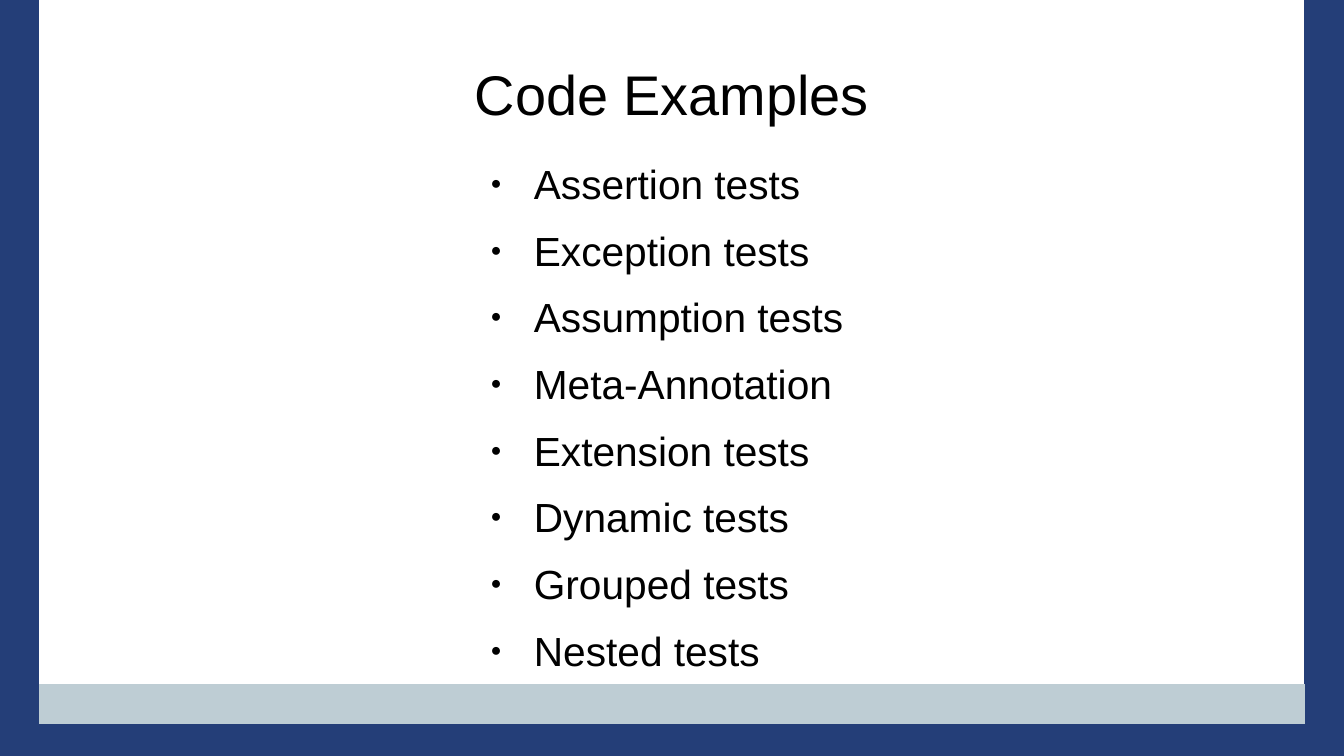
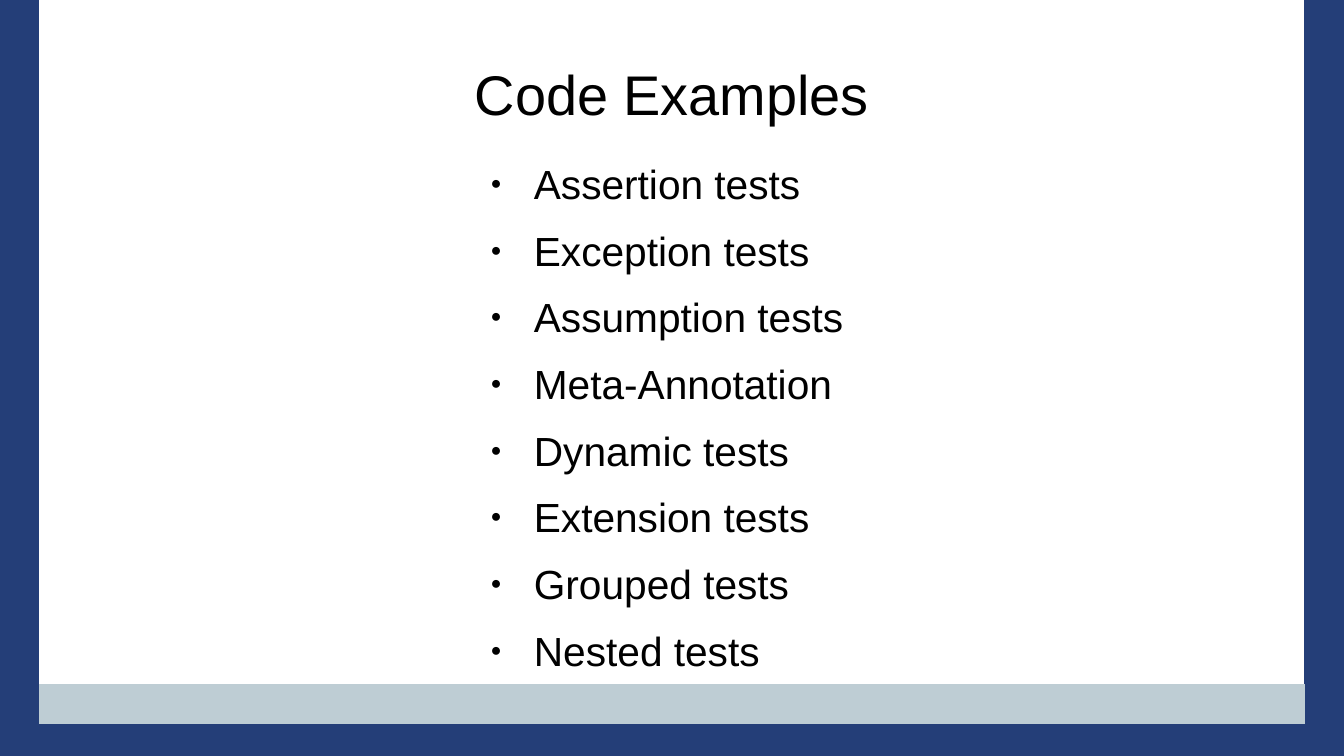
Before and after one commit to PennState/junit5-presentation, a slide deck: slide 19 of src/site/presentation/Junit5_Presentation_JavaOne_2016.odp. Drawn at 1344x756 pixels with LibreOffice and Linux fonts; fonts in the diff are those of the drawing; background and template pictures are left out. Boxes give left, top, right and bottom in pixels: in the first picture for what was removed or moved away, otherwise in the second. Text is boxed around its words. In the diff, an @@ line names an element or a change of style, - is before the commit and + after.

```diff
--- a/src/site/presentation/Junit5_Presentation_JavaOne_2016.odp
+++ b/src/site/presentation/Junit5_Presentation_JavaOne_2016.odp
@@ text at bbox=[534, 436, 789, 473]: paragraph added @@
+● Dynamic tests
@@ text at bbox=[534, 502, 789, 540]: paragraph removed @@
-● Dynamic tests
```
Also in this commit, not shown: 4 other slides changed.
